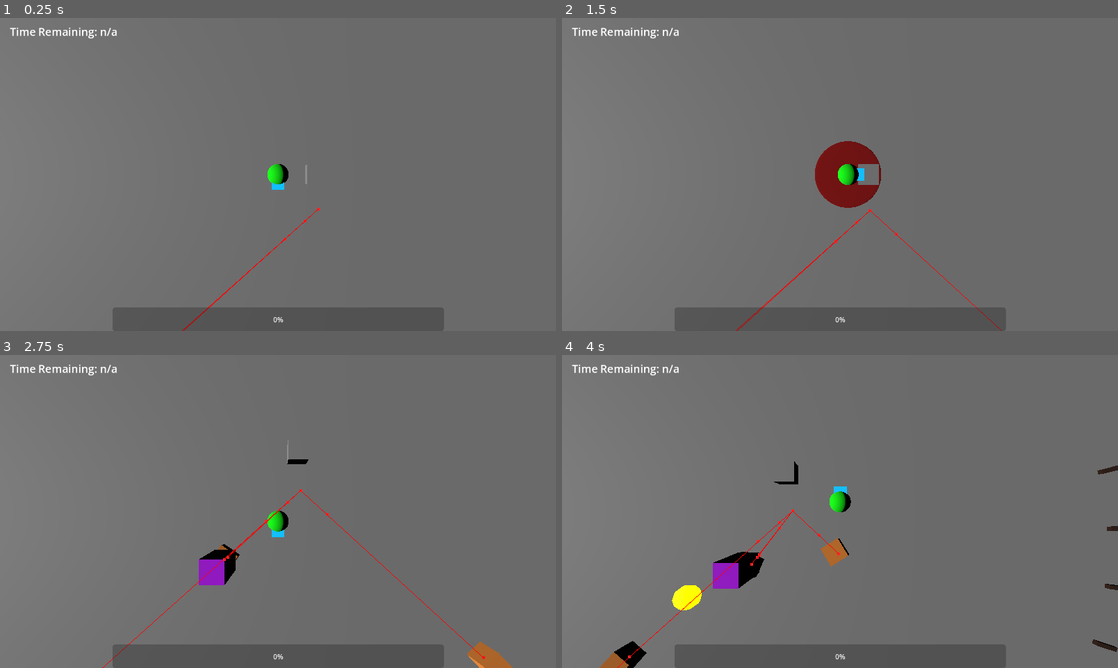
Above: before the commit, frames 1-4 (two rows, left to right).
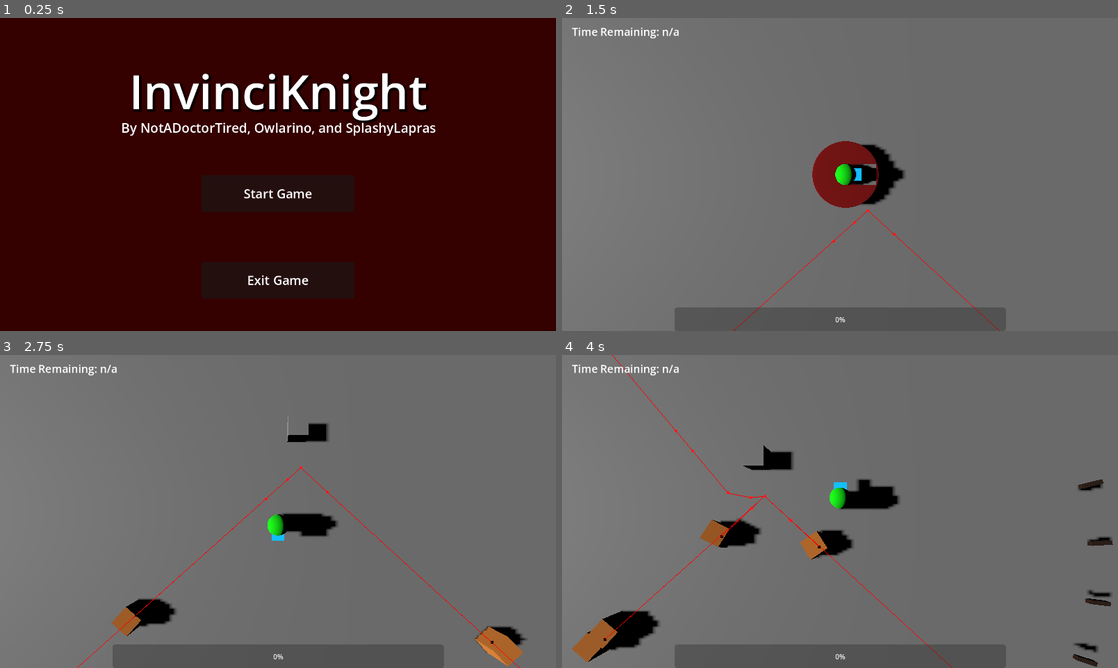
Above: after the commit, the same moments.

Repository: notadoctortired/InvinciKnight
Game: Godot game, scene res://Maps/Menus/main_menu.tscn
Two runs of this game, one before a commit and one after it. Both use one fixed random seed, a clock stepped at 60 frames per second and the inputs below. Before the commit the project starts from res://Maps/level.tscn. Sound files missing from this copy of the repository are replaced by a short silence.
Inputs (mouse positions are in pixels of both pictures, inside the frame that each line leads up to):
- Up to frame 1 (0.25 s): no input
- Up to frame 2 (1.5 s): click (840, 193) at 0.5 s, where only the run after the commit has a clickable "Start Game"; hold D (right) from 1.28 s (still down); hold Space (attack) from 1.28 s (still down)
- Up to frame 3 (2.75 s): release D (right) at 2.03 s; release Space (attack) at 2.03 s; hold S (down) from 2.03 s (still down); tap Space (attack) at 2.1 s
- Up to frame 4 (4 s): release S (down) at 2.78 s; hold D (right) 2.78-3.53 s; hold E (toggle_attack) 2.78-3.53 s; tap Space (attack) at 3.05, 3.6 s; hold W (up) from 3.53 s (still down)

The runs differ from the first frame. In frame 1, 100% of the frame differs, in the area x 0-100%, y 0-100%; in frame 2, 1.4%; in frame 3, 3.9%; in frame 4, 6.6%.
Error in both runs: Attempt to call function 'get_node' in base 'null instance' on a null instance. (res://Buildings/KOTH)

Commit message:
Tweaked movement and damage variables to improve player experience, added player movement SFX, working on implementing all SFX outlined in Trello

Diff:
--- a/AI/Peasant/peasant_controller.gd
+++ b/AI/Peasant/peasant_controller.gd
@@ -8,6 +8,8 @@
 
 @onready var navigation_agent = $NavRoot/NavigationAgent3D
 @onready var root = get_tree().root.get_child(0)
+
+var randomisation = randf_range(-1,1)
 
 func _ready():
 	navigation_agent.path_desired_distance = 0.5
@@ -22,6 +24,8 @@
 		var point = randi_range(0,nav_points.size()-1) # Reduce by one to correct index
 
 		move_target_pos = nav_points[point].global_position
+
+	speed += randomisation
 
 func actor_setup():
 	await get_tree().physics_frame
--- a/AI/Sorcerer/sorcerer.tscn
+++ b/AI/Sorcerer/sorcerer.tscn
@@ -14,11 +14,15 @@
 
 [node name="Sorcerer" type="CharacterBody3D" unique_id=252368505]
 script = ExtResource("1_2aoss")
-speed = 2.0
+speed = 4.0
 health = 60.0
 attack_cooldown = 2.0
+minimum_distance_to_player = 5.0
 
 [node name="EnemyFlag" type="Node3D" parent="." unique_id=1184154997]
+
+[node name="AttackSpawn" type="MeshInstance3D" parent="." unique_id=212506104]
+transform = Transform3D(1, 0, 0, 0, 1, 0, 0, 0, 1, 0, 0, -1.5)
 
 [node name="MeshInstance3D" type="MeshInstance3D" parent="." unique_id=825856893]
 mesh = SubResource("BoxMesh_x2occ")
@@ -33,3 +37,7 @@
 debug_enabled = true
 
 [node name="AttackTimer" type="Timer" parent="." unique_id=844584872]
+
+[node name="SpawnSFX" type="AudioStreamPlayer3D" parent="." unique_id=874250283]
+
+[node name="MovementSFX" type="AudioStreamPlayer3D" parent="." unique_id=10045030]
--- a/AI/Sorcerer/sorcerer_controller.gd
+++ b/AI/Sorcerer/sorcerer_controller.gd
@@ -4,6 +4,7 @@
 @export var speed: float
 @export var health: float
 @export var attack_cooldown: float
+@export var minimum_distance_to_player: float
 
 var move_target_pos = Vector3(0,0,0)
 
@@ -41,37 +42,39 @@
 	if is_instance_valid(player):
 		move_target_pos = nav_points[point].global_position
 
-	set_movement_target(move_target_pos)
+		set_movement_target(move_target_pos)
 
-	if health <= 0:
-		kill_actor()
-		return
+		if health <= 0:
+			kill_actor()
+			return
 
-	var current_agent_pos = global_position
-	var next_path_pos = navigation_agent.get_next_path_position()
+		var current_agent_pos = global_position
+		var next_path_pos = navigation_agent.get_next_path_position()
 
-	velocity = current_agent_pos.direction_to(next_path_pos) * speed
+		velocity = current_agent_pos.direction_to(next_path_pos) * speed
 
-	if not is_on_floor():
-		velocity += get_gravity() * delta
-	if is_instance_valid(player):
-		look_at(player.global_position)
+		if not is_on_floor():
+			velocity += get_gravity() * delta
+		if is_instance_valid(player):
+			look_at(player.global_position)
 
-	move_and_slide()
+		move_and_slide()
 
 func kill_actor():
 	queue_free()
 
 func spawn_attack():
-	print("attacking!")
-	var spawn_location = global_position
-	spawn_location.y += 3
+	if is_instance_valid(player):
+		var distance = global_position.distance_to(player.position)
 
-	var scene = load("res://AI/Sorcerer/sorcerer_attack.tscn")
-	var instance = scene.instantiate()
+		if distance >= minimum_distance_to_player:
+			var spawn_location = $AttackSpawn.global_position
 
-	instance.position = spawn_location
-	get_tree().root.add_child(instance)
+			var scene = load("res://AI/Sorcerer/sorcerer_attack.tscn")
+			var instance = scene.instantiate()
+
+			instance.position = spawn_location
+			get_tree().root.add_child(instance)
 
 func damage(dmg):
 	health -= dmg
--- a/Buildings/KOTH Point/Scripts/koth_area.gd
+++ b/Buildings/KOTH Point/Scripts/koth_area.gd
@@ -18,8 +18,8 @@
 	if enemies.size() > 0:
 		progress_total += progress_mult*enemies.size()
 
-	if enemies.size() <= 0 and not progress_total <= 100:
-		progress_total -= progress_mult
+	if enemies.size() <= 0 and not progress_total <= 0:
+		progress_total -= progress_mult*2
 
 	var progress_bar = player.get_node("PlayerUI/CaptureProgress")
 
--- a/Maps/Menus/death.tscn
+++ b/Maps/Menus/death.tscn
@@ -1,6 +1,6 @@
 [gd_scene format=3 uid="uid://bv3e1cww7sihy"]
 
-[ext_resource type="Script" uid="uid://qhlax625v0" path="res://Maps/Menus/victory_UI.gd" id="1_mmu8o"]
+[ext_resource type="Script" uid="uid://qhlax625v0" path="res://Player/Scripts/button_UI.gd" id="1_mmu8o"]
 
 [sub_resource type="LabelSettings" id="LabelSettings_guw0i"]
 font_size = 109
--- /dev/null
+++ b/Maps/Menus/main_menu.tscn
@@ -0,0 +1,134 @@
+[gd_scene format=3 uid="uid://ddtlxnqcmrq4g"]
+
+[ext_resource type="Script" uid="uid://qhlax625v0" path="res://Player/Scripts/button_UI.gd" id="1_lmgjg"]
+
+[sub_resource type="LabelSettings" id="LabelSettings_3ilgt"]
+font_size = 109
+shadow_size = 12
+shadow_color = Color(0, 0, 0, 0.7254902)
+shadow_offset = Vector2(3, 3)
+
+[sub_resource type="LabelSettings" id="LabelSettings_lmgjg"]
+font_size = 30
+
+[sub_resource type="LabelSettings" id="LabelSettings_doqif"]
+font_size = 29
+
+[node name="MainMenu" type="Control" unique_id=60844112]
+layout_mode = 3
+anchors_preset = 15
+anchor_right = 1.0
+anchor_bottom = 1.0
+grow_horizontal = 2
+grow_vertical = 2
+
+[node name="Background" type="ColorRect" parent="." unique_id=785123887]
+layout_mode = 1
+anchors_preset = 15
+anchor_right = 1.0
+anchor_bottom = 1.0
+grow_horizontal = 2
+grow_vertical = 2
+color = Color(0.20392157, 0, 0, 1)
+
+[node name="GameLabel" type="Label" parent="." unique_id=507749834]
+layout_mode = 1
+anchors_preset = 8
+anchor_left = 0.5
+anchor_top = 0.5
+anchor_right = 0.5
+anchor_bottom = 0.5
+offset_left = -319.0
+offset_top = -271.0
+offset_right = 319.0
+offset_bottom = -113.0
+grow_horizontal = 2
+grow_vertical = 2
+text = "InvinciKnight"
+label_settings = SubResource("LabelSettings_3ilgt")
+horizontal_alignment = 1
+vertical_alignment = 1
+
+[node name="CreditLabel" type="Label" parent="." unique_id=48875727]
+layout_mode = 1
+anchors_preset = 8
+anchor_left = 0.5
+anchor_top = 0.5
+anchor_right = 0.5
+anchor_bottom = 0.5
+offset_left = -342.0
+offset_top = -187.0
+offset_right = 345.0
+offset_bottom = -29.0
+grow_horizontal = 2
+grow_vertical = 2
+text = "By NotADoctorTired, Owlarino, and SplashyLapras"
+label_settings = SubResource("LabelSettings_lmgjg")
+horizontal_alignment = 1
+vertical_alignment = 1
+
+[node name="StartGame" type="Button" parent="." unique_id=1732744931]
+layout_mode = 1
+anchors_preset = 8
+anchor_left = 0.5
+anchor_top = 0.5
+anchor_right = 0.5
+anchor_bottom = 0.5
+offset_left = -176.0
+offset_top = 1.75
+offset_right = 176.0
+offset_bottom = 86.25
+grow_horizontal = 2
+grow_vertical = 2
+script = ExtResource("1_lmgjg")
+
+[node name="Label" type="Label" parent="StartGame" unique_id=990967358]
+layout_mode = 1
+anchors_preset = 8
+anchor_left = 0.5
+anchor_top = 0.5
+anchor_right = 0.5
+anchor_bottom = 0.5
+offset_left = -37.5
+offset_top = -20.0
+offset_right = 37.5
+offset_bottom = 20.0
+grow_horizontal = 2
+grow_vertical = 2
+text = "Start Game"
+label_settings = SubResource("LabelSettings_doqif")
+horizontal_alignment = 1
+vertical_alignment = 1
+
+[node name="ExitGame" type="Button" parent="." unique_id=1027677883]
+layout_mode = 1
+anchors_preset = 8
+anchor_left = 0.5
+anchor_top = 0.5
+anchor_right = 0.5
+anchor_bottom = 0.5
+offset_left = -176.0
+offset_top = 200.75
+offset_right = 176.0
+offset_bottom = 285.25
+grow_horizontal = 2
+grow_vertical = 2
+script = ExtResource("1_lmgjg")
+
+[node name="Label" type="Label" parent="ExitGame" unique_id=804552238]
+layout_mode = 1
+anchors_preset = 8
+anchor_left = 0.5
+anchor_top = 0.5
+anchor_right = 0.5
+anchor_bottom = 0.5
+offset_left = -37.5
+offset_top = -20.0
+offset_right = 37.5
+offset_bottom = 20.0
+grow_horizontal = 2
+grow_vertical = 2
+text = "Exit Game"
+label_settings = SubResource("LabelSettings_doqif")
+horizontal_alignment = 1
+vertical_alignment = 1
--- a/Maps/Menus/victory.tscn
+++ b/Maps/Menus/victory.tscn
@@ -1,6 +1,6 @@
 [gd_scene format=3 uid="uid://do2luek0t01dg"]
 
-[ext_resource type="Script" uid="uid://qhlax625v0" path="res://Maps/Menus/victory_UI.gd" id="1_qsi4j"]
+[ext_resource type="Script" uid="uid://qhlax625v0" path="res://Player/Scripts/button_UI.gd" id="1_qsi4j"]
 
 [sub_resource type="LabelSettings" id="LabelSettings_guw0i"]
 font_size = 109
--- a/Maps/Menus/victory_UI.gd
+++ /dev/null
@@ -1,8 +0,0 @@
-extends Button
-
-func _ready() -> void:
-	button_down.connect(clicked)
-
-func clicked():
-	if name == "ExitGame":
-		get_tree().quit(0)
--- a/Maps/level.tscn
+++ b/Maps/level.tscn
@@ -36,6 +36,7 @@
 
 [node name="DirectionalLight3D" type="DirectionalLight3D" parent="." unique_id=1039218464]
 transform = Transform3D(1, 0, 0, 0, 0.8660254, 0.5, 0, -0.5, 0.8660254, 0, 5, 0)
+shadow_enabled = true
 
 [node name="NavigationRegion3D" type="NavigationRegion3D" parent="." unique_id=217935255]
 transform = Transform3D(1, 0, 0, 0, 1, 0, 0, 0, 1, 0, -0.5, 0)
@@ -53,8 +54,9 @@
 
 [node name="SpawnPoints" type="Node3D" parent="." unique_id=977383990]
 script = ExtResource("4_wy0yp")
-peasant_cooldown = 1.0
-sorcerer_cooldown = 20.0
+peasant_cooldown = 0.5
+sorcerer_cooldown = 15.0
+sorcerer_delay = 40.0
 
 [node name="Point1" type="Node3D" parent="SpawnPoints" unique_id=901588636]
 transform = Transform3D(1, 0, 0, 0, 1, 0, 0, 0, 1, -20, 0, 20)
--- a/Player/Scripts/Attacks/arrow_hit.gd
+++ b/Player/Scripts/Attacks/arrow_hit.gd
@@ -2,6 +2,7 @@
 
 @onready var arrow = get_parent()
 @onready var player = get_tree().root.get_child(0).get_node("Player/PlayerBody")
+@onready var damage_mult = player.damage_mult
 
 func _ready():
 	print(player)
@@ -9,7 +10,7 @@
 
 func hit(body):
 	if body.has_method("damage") and body.get_child(0).name == "EnemyFlag":
-		body.damage(arrow.damage)
+		body.damage(arrow.damage*damage_mult)
 
 	if body.has_method("hit") or body.name == "PlayerBody":
 		print("ignoring!")
--- a/Player/Scripts/Player Controls/player_controller.gd
+++ b/Player/Scripts/Player Controls/player_controller.gd
@@ -9,26 +9,28 @@
 @export var slash_cooldown: float
 @export var crossbow_cooldown: float
 
-# Global variables to be assigned in _ready that use $
-var crossbow = null
-var slash = null
-var attack_timer = null
-var healthbar = null
-
-var meshes = null
+# Attack Variables
+@onready var crossbow = $Meshes/Crossbow
+@onready var slash = $SlashArea
+@onready var attack_timer = $Timer
 var crossbow_active = false
 
+# UI Variables
+@onready var healthbar = $PlayerUI/Healthbar
+
+# SFX Variables
+@onready var walking_sfx = $WalkingSFX
+var walking_playback = 0
+
+# Mesh / Rotation Variables
+@onready var meshes = $Meshes
+
 func _ready():
-	crossbow = $Meshes/Crossbow
-	slash = $SlashArea
-	healthbar = $PlayerUI/Healthbar
-	attack_timer = $Timer
-
-	meshes = $Meshes
-
 	attack_timer.timeout.connect(hide_attacks) # Catch-all function that hides every weapon
 	# once it has been triggered
 	healthbar.visible = false
+
+	walking_sfx.stream.loop = true
 
 func _physics_process(delta: float) -> void:
 	if health <= 0:
@@ -51,6 +53,12 @@
 
 	if velocity != Vector3.ZERO:
 		meshes.rotation.y = atan2(velocity.z,-velocity.x)
+
+	if velocity != Vector3.ZERO and not walking_sfx.playing:
+		walking_sfx.play(walking_playback)
+	elif velocity == Vector3.ZERO and walking_sfx.playing:
+		walking_playback = walking_sfx.get_playback_position()
+		walking_sfx.stop()
 
 	move_and_slide()
 
--- /dev/null
+++ b/Player/Scripts/button_UI.gd
@@ -0,0 +1,12 @@
+extends Button
+
+func _ready() -> void:
+	button_down.connect(clicked)
+
+func clicked():
+	if name == "StartGame":
+		get_tree().change_scene_to_file("res://Maps/level.tscn")
+	elif name == "Settings":
+		pass
+	elif name == "ExitGame":
+		get_tree().quit(0)
--- a/Player/player.tscn
+++ b/Player/player.tscn
@@ -4,6 +4,7 @@
 [ext_resource type="Script" uid="uid://chnd2c43hqrkc" path="res://Player/Scripts/Player Controls/camera.gd" id="2_4ntmi"]
 [ext_resource type="PackedScene" uid="uid://db3ceusxpyfy8" path="res://Player/Attacks/slasharea.tscn" id="2_btcbx"]
 [ext_resource type="PackedScene" uid="uid://ch83e7xjoac23" path="res://Player/Attacks/crossbow.tscn" id="2_gwnis"]
+[ext_resource type="AudioStream" uid="uid://fkc72fd5s0q8" path="res://Player/Resources/SFX/SFX_walking.mp3" id="4_k53q1"]
 
 [sub_resource type="StandardMaterial3D" id="StandardMaterial3D_gwnis"]
 albedo_color = Color(0, 1, 0, 1)
@@ -35,10 +36,10 @@
 transform = Transform3D(-4.371139e-08, 0, 1, 0, 1, 0, -1, 0, -4.371139e-08, 0, 0, 0)
 script = ExtResource("1_l8h54")
 health = 100.0
-speed = 5.0
+speed = 7.0
 damage_mult = 2.0
 slash_cooldown = 0.5
-crossbow_cooldown = 2.0
+crossbow_cooldown = 1.0
 
 [node name="CameraSocket" type="Node3D" parent="PlayerBody" unique_id=1018338127]
 transform = Transform3D(1, 0, 0, 0, 1, 0, 0, 0, 1, 0, 10, 0)
@@ -67,9 +68,11 @@
 
 [node name="PlayerUI" type="Control" parent="PlayerBody" unique_id=1361119872]
 layout_mode = 3
-anchors_preset = 0
-offset_right = 1280.0
-offset_bottom = 720.0
+anchors_preset = 15
+anchor_right = 1.0
+anchor_bottom = 1.0
+grow_horizontal = 2
+grow_vertical = 2
 
 [node name="RoundTimer" type="Label" parent="PlayerBody/PlayerUI" unique_id=496177885]
 layout_mode = 0
@@ -97,17 +100,12 @@
 modulate = Color(1, 0, 0, 1)
 self_modulate = Color(1, 0, 0, 1)
 layout_mode = 1
-anchors_preset = 7
-anchor_left = 0.5
-anchor_top = 1.0
-anchor_right = 0.5
-anchor_bottom = 1.0
-offset_left = -122.0
-offset_top = -718.0
-offset_right = 641.0
-offset_bottom = -664.0
-grow_horizontal = 2
-grow_vertical = 0
+anchors_preset = 1
+anchor_left = 1.0
+anchor_right = 1.0
+offset_left = -500.0
+offset_bottom = 30.0
+grow_horizontal = 0
 value = 100.0
 fill_mode = 1
 show_percentage = false
@@ -128,6 +126,10 @@
 
 [node name="Timer" type="Timer" parent="PlayerBody" unique_id=1148927812]
 
+[node name="WalkingSFX" type="AudioStreamPlayer3D" parent="PlayerBody" unique_id=1925880877]
+stream = ExtResource("4_k53q1")
+volume_db = -7.0
+
 [node name="Camera" type="Camera3D" parent="." unique_id=1293427983 node_paths=PackedStringArray("target_follow")]
 transform = Transform3D(0, -1, -4.371139e-08, -4.371139e-08, -4.371139e-08, 1, -1, 1.9106855e-15, -4.371139e-08, 0, 0, 0)
 script = ExtResource("2_4ntmi")
--- a/project.godot
+++ b/project.godot
@@ -11,7 +11,7 @@
 [application]
 
 config/name="InvinciKnight"
-run/main_scene="uid://maieoldkwsi5"
+run/main_scene="uid://ddtlxnqcmrq4g"
 config/features=PackedStringArray("4.6", "Forward Plus")
 config/icon="res://icon.svg"
 
@@ -19,6 +19,7 @@
 
 window/size/viewport_width=1280
 window/size/viewport_height=720
+window/size/mode=2
 
 [input]
 
Not shown, added: Player/Resources/SFX/SFX_walking.mp3.import
Renamed: Maps/Menus/victory_UI.gd.uid -> Player/Scripts/button_UI.gd.uid
Not shown, added: Player/Resources/SFX/SFX_walking.mp3
